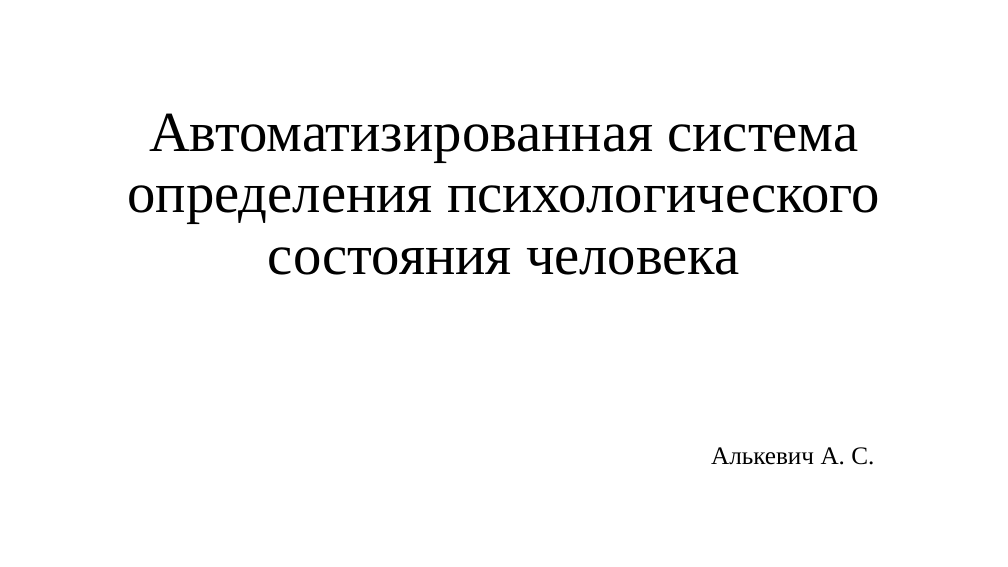
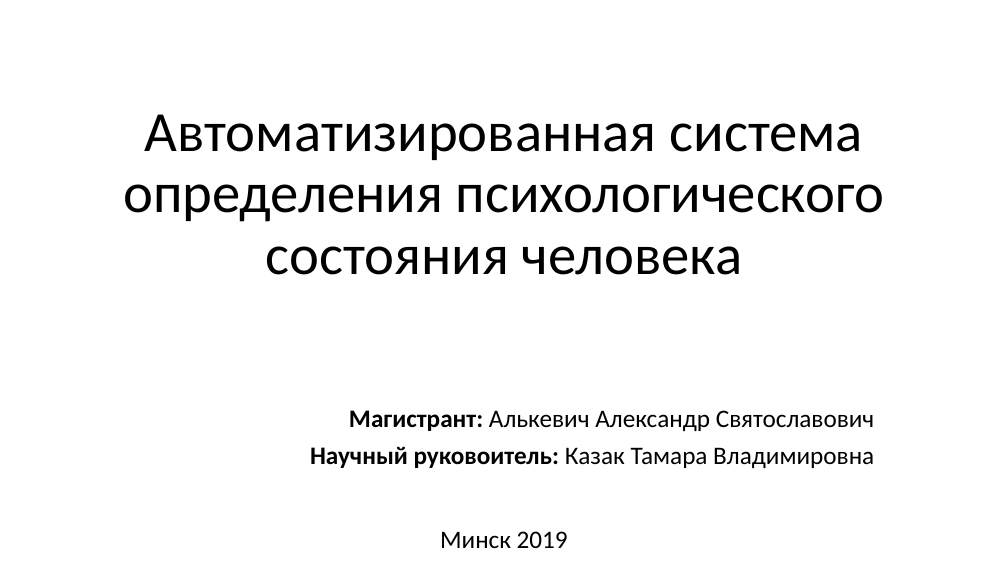
Before and after one commit to Wideweb/-digital-psychology-docs, a slide deck: slide 1 of Алькевич А.С/Презентация.pptx. Drawn at 1008x567 pixels with LibreOffice and Linux fonts; fonts in the diff are those of the drawing. Boxes give left, top, right and bottom in pixels: in the first picture for what was removed or moved away, otherwise in the second. Text is boxed around its words. In the diff, an @@ line names an element or a change of style, - is before the commit and + after.

```diff
--- a/Алькевич А.С/Презентация.pptx
+++ b/Алькевич А.С/Презентация.pptx
@@ title "Автоматизированная система определения психологического сост ..." at (123,114,884,275): font Times New Roman to Calibri @@
@@ subtitle at (310,410,874,468): text changed; font Times New Roman to Calibri @@
-Алькевич А. С.
+Магистрант: Алькевич Александр Святославович
+Научный руковоитель: Казак Тамара Владимировна
@@ text added at (440,531,568,548), 24 pt, text #000000 @@
+Минск 2019
```
Also in this commit, not shown: 3 other slides changed, 8 slides added, 12 slides removed.
